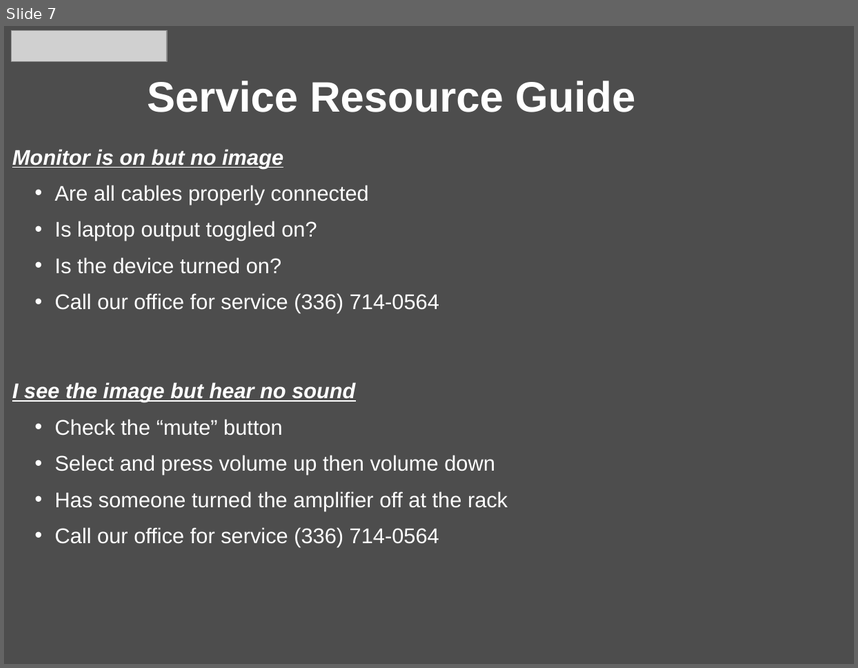
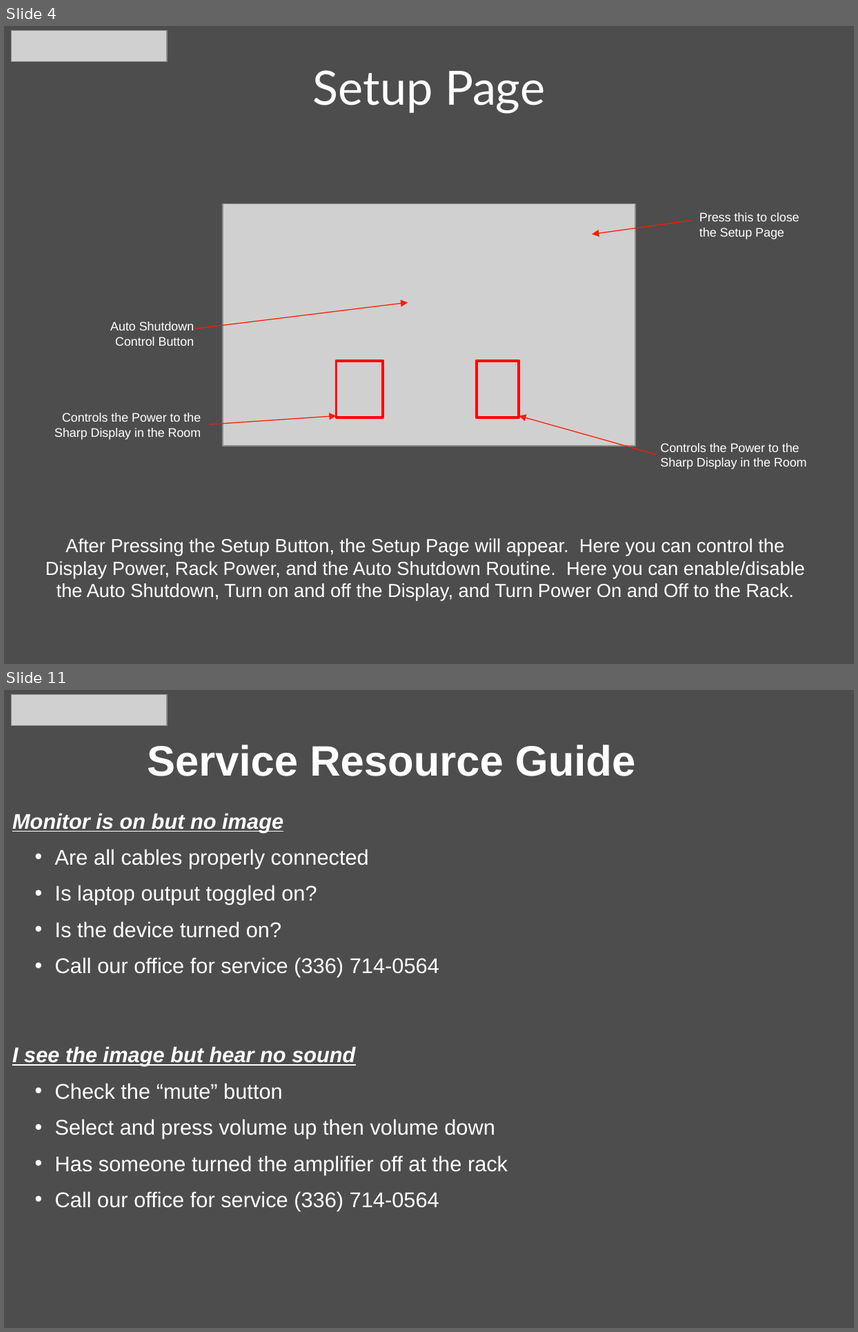
Before and after one commit to CurtisChurch/Pentair, a slide deck: User Manuals/Quick Reference Guide Pentair - Large Conference Room.pptx. Shown one above the other, each under a label of ours: slide 7 before the commit, slides 4 and 11 after it; the slides between them are not shown. The pictures are 858x668 and 858x1332 pixels, drawn with LibreOffice and Linux fonts; fonts in the diff are those of the drawing; grey boxes stand for pictures; background and template pictures are left out. Boxes give left, top, right and bottom in pixels: in the first picture for what was removed or moved away, otherwise in the second. Text is boxed around its words. In the diff, an @@ line names an element or a change of style, - is before the commit and + after.

```diff
--- a/User Manuals/Quick Reference Guide Pentair - Large Conference Room.pptx
+++ b/User Manuals/Quick Reference Guide Pentair - Large Conference Room.pptx
@@ slide 4 added at <box>4,26,854,664</box>, background picture (left out) @@
@@ picture added at <box>11,30,166,61</box> @@
@@ title added at <box>313,70,545,114</box>, 40 pt, text #FFFFFF @@
+Setup Page
@@ picture added at <box>223,203,635,445</box> @@
@@ arrow added from (691, 221) to (593, 234), #FB1B03 0.75 pt @@
@@ text added at <box>700,212,800,239</box>, 10.5 pt, text #FFFFFF @@
+Press this to close the Setup Page
@@ arrow added from (195, 329) to (408, 302), #FB1B03 0.75 pt @@
@@ text added at <box>110,321,194,345</box>, 10.5 pt, text #FFFFFF @@
+Auto Shutdown Control Button
@@ rectangle added at <box>337,360,383,417</box>, outline #FF0000 2.25 pt @@
@@ rectangle added at <box>476,361,519,417</box>, outline #FF0000 2.25 pt @@
@@ text added at <box>54,412,201,439</box>, 10.5 pt, text #FFFFFF @@
+Controls the Power to the Sharp Display in the Room
@@ arrow added from (210, 424) to (337, 415), #FB1B03 0.75 pt @@
@@ arrow added from (656, 454) to (519, 415), #FB1B03 0.75 pt @@
@@ text added at <box>660,443,807,469</box>, 10.5 pt, text #FFFFFF @@
+Controls the Power to the Sharp Display in the Room
@@ text added at <box>45,538,805,601</box>, 16 pt, text #FFFFFF @@
+After Pressing the Setup Button, the Setup Page will appear. Here you can control the Display Power, Rack Power, and the Auto Shutdown Routine. Here you can enable/disable the Auto Shutdown, Turn on and off the Display, and Turn Power On and Off to the Rack.
@@ what was slide 7 is now slide 11 @@
```
Also in this commit, not shown: 5 slides changed, 5 other slides added, 2 slides removed, 1 other file.
